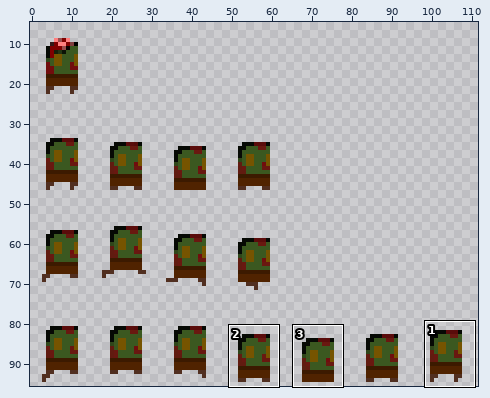
Sprite sheet, stored at core/assets/textures/zombie2.png. The picture above shows the old version from afar; the outline marks the close-up.
Close-up. Before the commit:
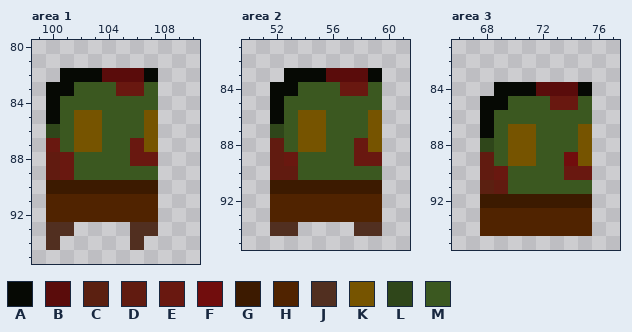
The file is 112x96 pixels. Pixels under 10% opacity are left out. Colours within 5 levels of each other are drawn and written as one. Shown: area 1: x 99..110, y 80..95; area 2: x 50..61, y 81..95; area 3: x 66..77, y 81..95. The wide view leaves out empty margins. The commit also changed other parts of the picture, which this record leaves out.
Palette (. is transparent): A #060904  B #5a0c0b  C #5b2011  D #611b10  E #691810  F #710d0d  G #3c1a00  H #502300  J #512f20  K #765400  L #2f461a  M #3b5820
Pixels before, area 1, first column x 100:
82 .AAABBBA
83 AAMMMEEM
84 AMMMMMMM
85 AMKKMMMK
86 LMKKMMMK
87 EMKKMMEK
88 DEMMMMEE
89 DEMMMMMM
90 GGGGGGGG
91 HHHHHHHH
92 HHHHHHHH
93 JJ....JJ
94 J.....J.
Pixels before, area 2, first column x 52:
83 .AAABBBA
84 AAMMMEEM
85 AMMMMMMM
86 AMKKMMMK
87 LMKKMMMK
88 DMKKMMEK
89 DEMMMMEE
90 DDMMMMMM
91 GGGGGGGG
92 HHHHHHHH
93 HHHHHHHH
94 JJ....JJ
Pixels before, area 3, first column x 68:
84 .AAABBBA
85 AAMMMEEM
86 AMMMMMMM
87 AMKKMMMK
88 LMKKMMMK
89 DMKKMMFK
90 DEMMMMEE
91 CDMMMMMM
92 GGGGGGGG
93 HHHHHHHH
94 HHHHHHHH
After:
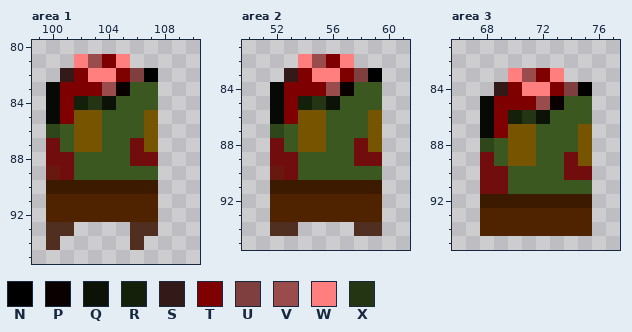
Colours new in this view: N #000000  P #0a0000  Q #0c1306  R #15200a  S #341919  T #7f0000  U #803f3f  V #9a4c4c  W #ff7f7f  X #233513
Diff:
Area 1:
y 81: x 102..105 .... -> WVTW
y 82: x 101..107 AAABBBA -> STWWTUN
y 83: x 101..106 AMMMEE -> TTTVPM
y 84: x 101..104 MMMM -> TRXQ
y 85: x 101 M -> T
y 87: x 100 E -> F; x 106 E -> F
y 88: x 100..101 DE -> FF; x 106..107 EE -> FF
y 89: x 100..101 DE -> EF
Area 2:
y 82: x 54..57 .... -> WVTW
y 83: x 53..59 AAABBBA -> STWWTUN
y 84: x 53..58 AMMMEE -> TTTVPM
y 85: x 53..56 MMMM -> TRXQ
y 86: x 53 M -> T
y 88: x 52 D -> F; x 58 E -> F
y 89: x 52..53 DE -> FF; x 58..59 EE -> FF
y 90: x 52..53 DD -> EF
Area 3:
y 83: x 70..73 .... -> WVTW
y 84: x 69..75 AAABBBA -> STWWTUN
y 85: x 69..74 AMMMEE -> TTTVPM
y 86: x 69..72 MMMM -> TRXQ
y 87: x 69 M -> T
y 89: x 68 D -> F
y 90: x 68..69 DE -> FF; x 74..75 EE -> FF
y 91: x 68..69 CD -> FF
Pixel boxes of the changes (left, top, right, bottom) in both close-ups:
changed: (46, 54, 158, 180)
changed: (270, 54, 382, 180)
changed: (480, 68, 592, 194)
